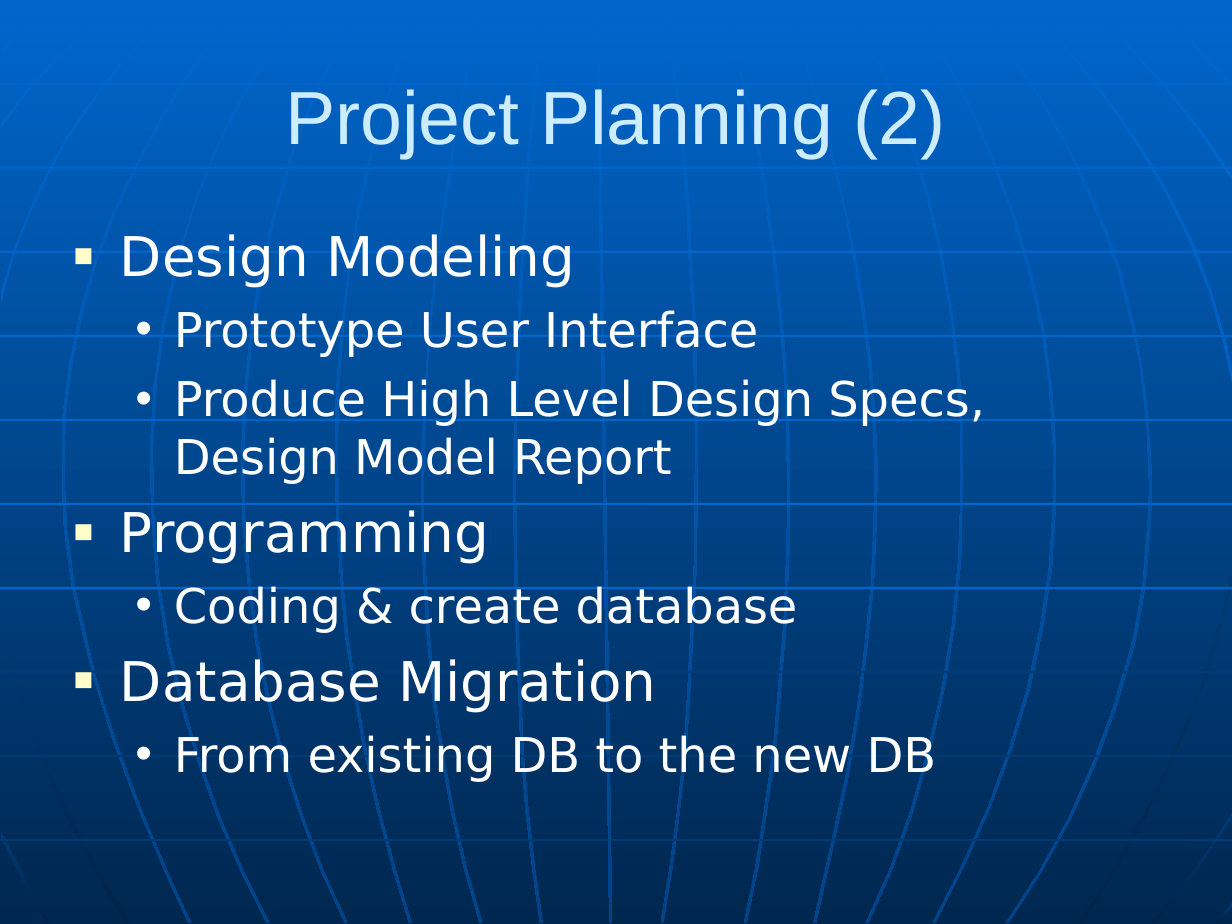
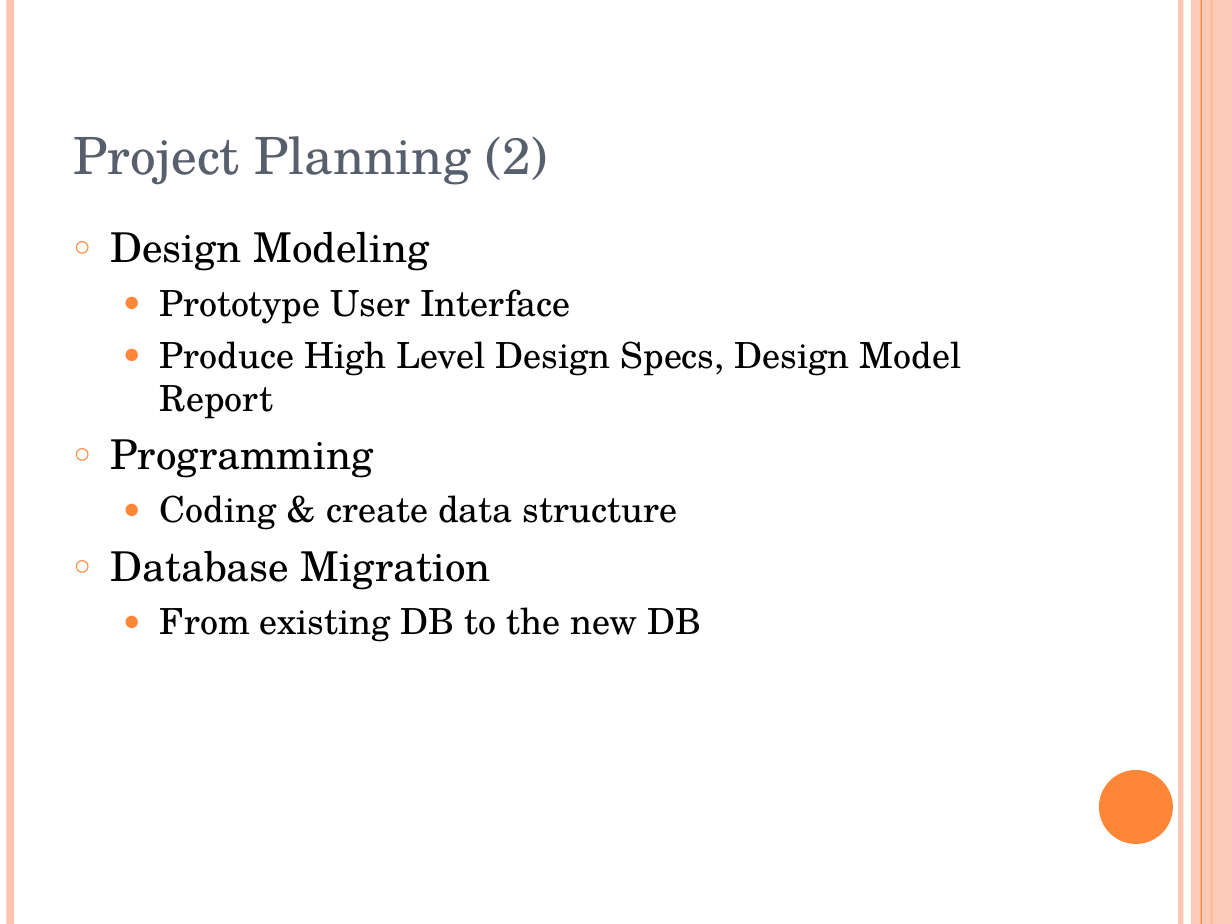
Before and after one commit to rankorth/cylinders-orders-management-system, a slide deck: slide 13 of Documentation/Management/Communications/Internal Correspondence/MTech Presentation [09 Apr 2011] (Ba Tien) v1.1.ppt. Drawn at 1232x924 pixels with LibreOffice and Linux fonts; fonts in the diff are those of the drawing. Boxes give left, top, right and bottom in pixels: in the first picture for what was removed or moved away, otherwise in the second. Text is boxed around its words. In the diff, an @@ line names an element or a change of style, - is before the commit and + after.

```diff
--- a/Documentation/Management/Communications/Internal Correspondence/MTech Presentation [09 Apr 2011] (Ba Tien) v1.1.ppt
+++ b/Documentation/Management/Communications/Internal Correspondence/MTech Presentation [09 Apr 2011] (Ba Tien) v1.1.ppt
@@ background gradient #0066CC to #00274F to #FFFFFF @@
@@ line added from (10, 0) to (10, 924), #FEC3AE 4.51 pt @@
@@ line added from (1180, 0) to (1180, 924), #FEC3AE 3 pt @@
@@ rectangle added at box(1191, 0, 1232, 924), fill #FEC3AE at 87% opacity @@
@@ line added from (1201, 0) to (1201, 924), #FE8637 0.74 pt @@
@@ line added from (1211, 0) to (1211, 924), #FE8637 1.5 pt @@
@@ title "Project Planning (2)" at box(74, 136, 548, 185): size 44 to 30 pt, font Arial to TeX Gyre Schola, text colour #CCECFF to #575F6D; alignment centre to left; vertical alignment middle to bottom @@
@@ text at box(110, 231, 962, 642): size 32 to 24 pt in "Design Modeling", "Programming", "Database Migration"; font DejaVu Sans to TeX Gyre Schola, text colour #FFFFFF to #000000 in "Design Modeling", "Prototype User Interface", "Produce High Level Design Specs, Design Model ...", "Programming" and 2 more places; size 28 to 21 pt in "Prototype User Interface", "Produce High Level Design Specs, Design Model ...", "From existing DB to the new DB"; bullet ■ to ○; less space between paragraphs; bullet colour #FFFFCC to #FE8637; bullet • to ●; bullet colour #FFFFFF to #FE8637 @@
@@ text at box(160, 495, 678, 530): text changed; size 28 to 21 pt; font DejaVu Sans to TeX Gyre Schola; text colour #FFFFFF to #000000 @@
-  • Coding & create database
+  ● Coding & create data structure
@@ group removed at box(0, 0, 1232, 924): 24 freeform shapes, 10 lines @@
@@ ellipse added at box(1099, 770, 1173, 844), fill #FE8637 @@
```
Also in this commit, not shown: 18 other slides changed.
